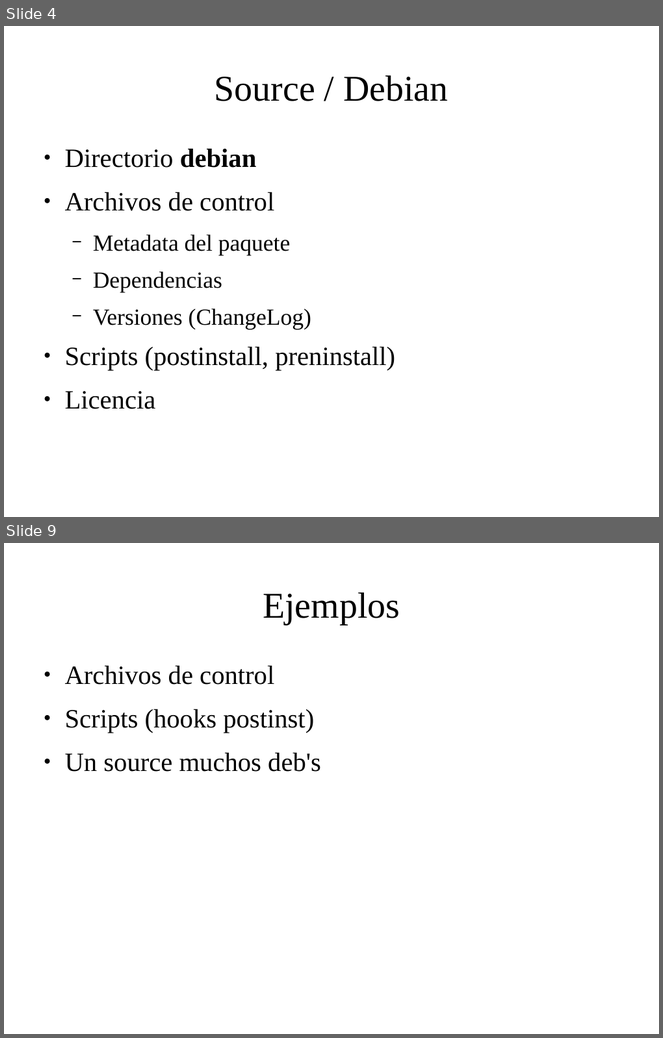
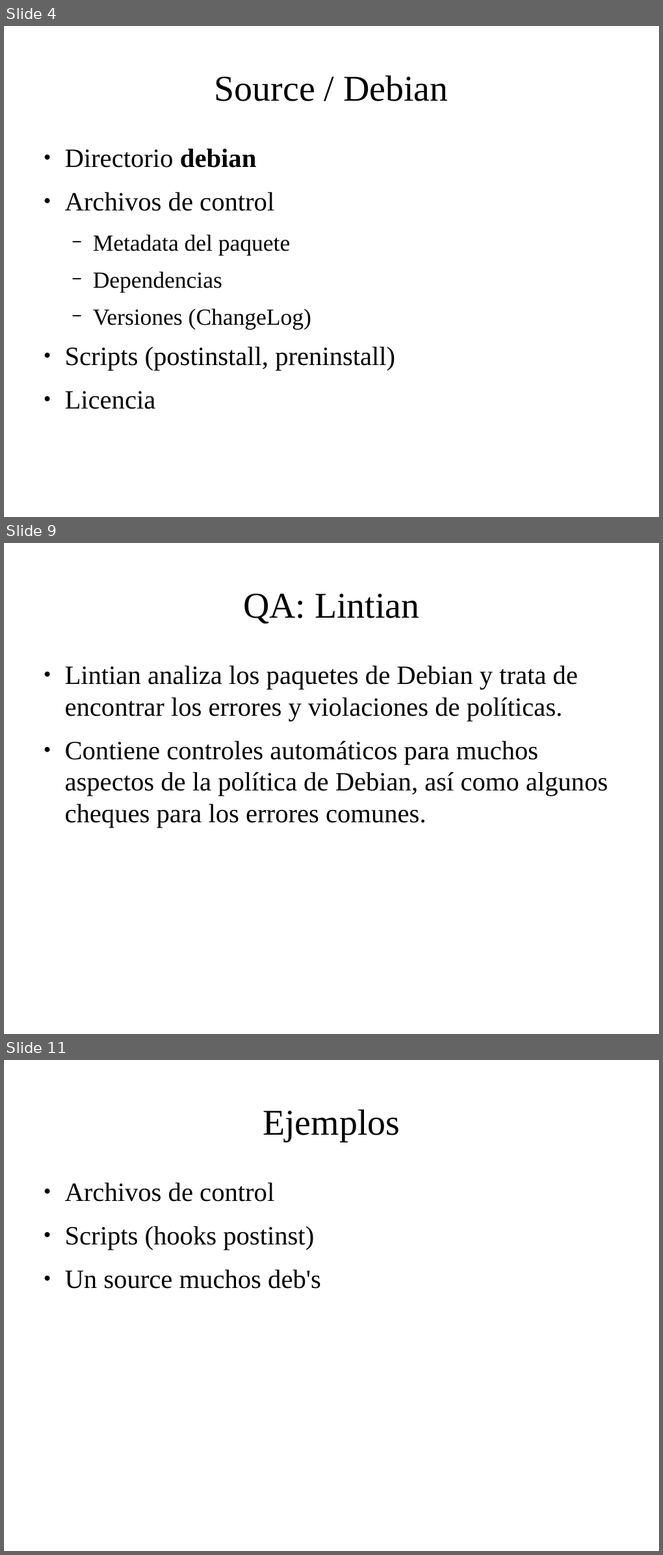
Before and after one commit to HuayraLinux/charlas, a slide deck: talleres/empaquetado/empaquetando.odp. Shown one above the other, each under a label of ours: slides 4 and 9 before the commit, slides 4, 9 and 11 after it; the slides between them are not shown. The pictures are 663x1038 and 663x1555 pixels, drawn with LibreOffice and Linux fonts; fonts in the diff are those of the drawing; background and template pictures are left out. Boxes give left, top, right and bottom in pixels: in the first picture for what was removed or moved away, otherwise in the second. Text is boxed around its words. In the diff, an @@ line names an element or a change of style, - is before the commit and + after.

```diff
--- a/talleres/empaquetado/empaquetando.odp
+++ b/talleres/empaquetado/empaquetando.odp
@@ slide 9 added at box(4, 543, 659, 1034), background picture (left out) @@
@@ title added at box(243, 594, 419, 624), 44 pt, text #000000 @@
+QA: Lintian
@@ text added at box(65, 665, 608, 828), 32 pt, text #000000 @@
+● Lintian analiza los paquetes de Debian y trata de encontrar los errores y violaciones de políticas.
+● Contiene controles automáticos para muchos aspectos de la política de Debian, así como algunos cheques para los errores comunes.
@@ what was slide 9 is now slide 11 @@
```
Also in this commit, not shown: 5 slides changed, 3 other slides added, 1 slide removed, 1 other file.
